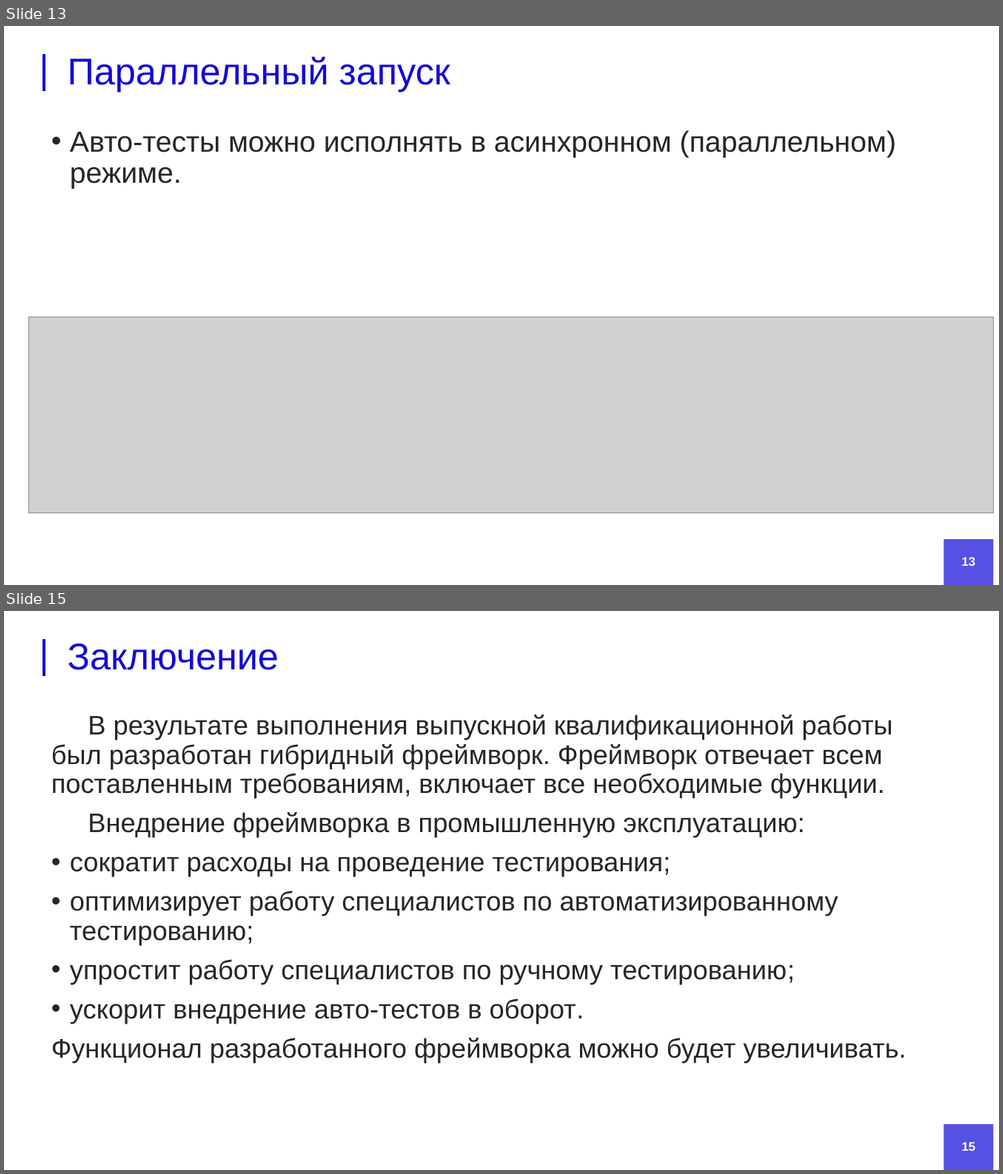
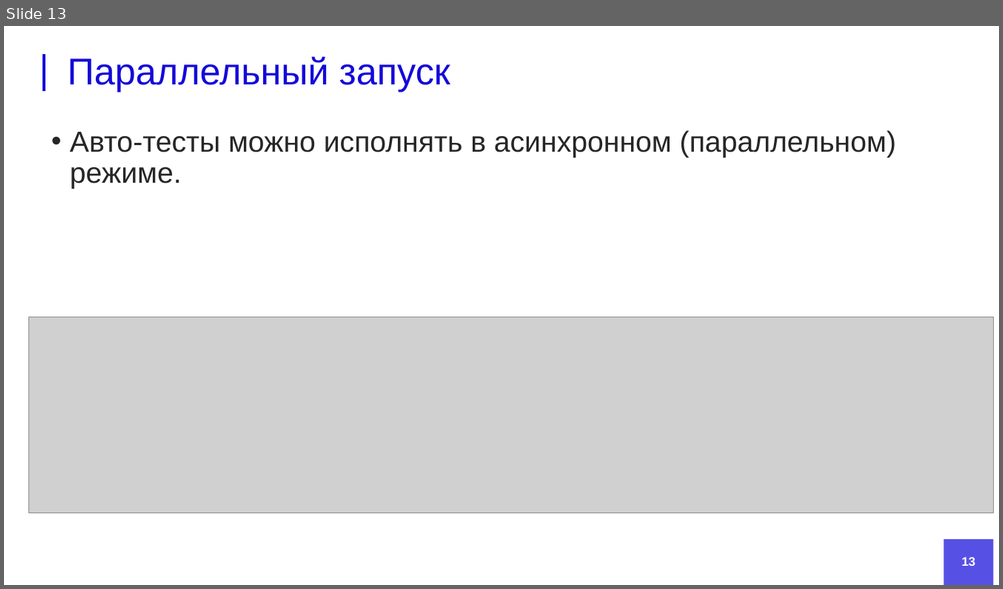
Before and after one commit to DanielRomanoff/practice, a slide deck: презентация.pptx. Shown one above the other, each under a label of ours: slides 13 and 15 before the commit, slide 13 after it; the slides between them are not shown. The pictures are 1003x1174 and 1003x589 pixels, drawn with LibreOffice and Linux fonts; fonts in the diff are those of the drawing; grey boxes stand for pictures; background and template pictures are left out. Boxes give left, top, right and bottom in pixels: in the first picture for what was removed or moved away, otherwise in the second. Text is boxed around its words. In the diff, an @@ line names an element or a change of style, - is before the commit and + after.

```diff
--- a/презентация.pptx
+++ b/презентация.pptx
@@ slide 15 removed at box(4, 611, 999, 1170), background #FFFFFF; not listed: 2 template elements that a slide beside it also shows @@
@@ title removed at box(68, 644, 279, 670) @@
-Заключение
@@ text removed at box(51, 715, 906, 1063) @@
-В результате выполнения выпускной квалификационной работы был разработан гибридный фреймворк. Фреймворк отвечает всем поставленным требованиям, включает все необходимые функции.
-Внедрение фреймворка в промышленную эксплуатацию:
-• сократит расходы на проведение тестирования;
-• оптимизирует работу специалистов по автоматизированному тестированию;
-• упростит работу специалистов по ручному тестированию;
-• ускорит внедрение авто-тестов в оборот.
-Функционал разработанного фреймворка можно будет увеличивать.
@@ page number removed at box(962, 1142, 976, 1151) @@
-15
```
Also in this commit, not shown: 4 slides changed, 4 slides added, 4 other slides removed, 2 other files.
